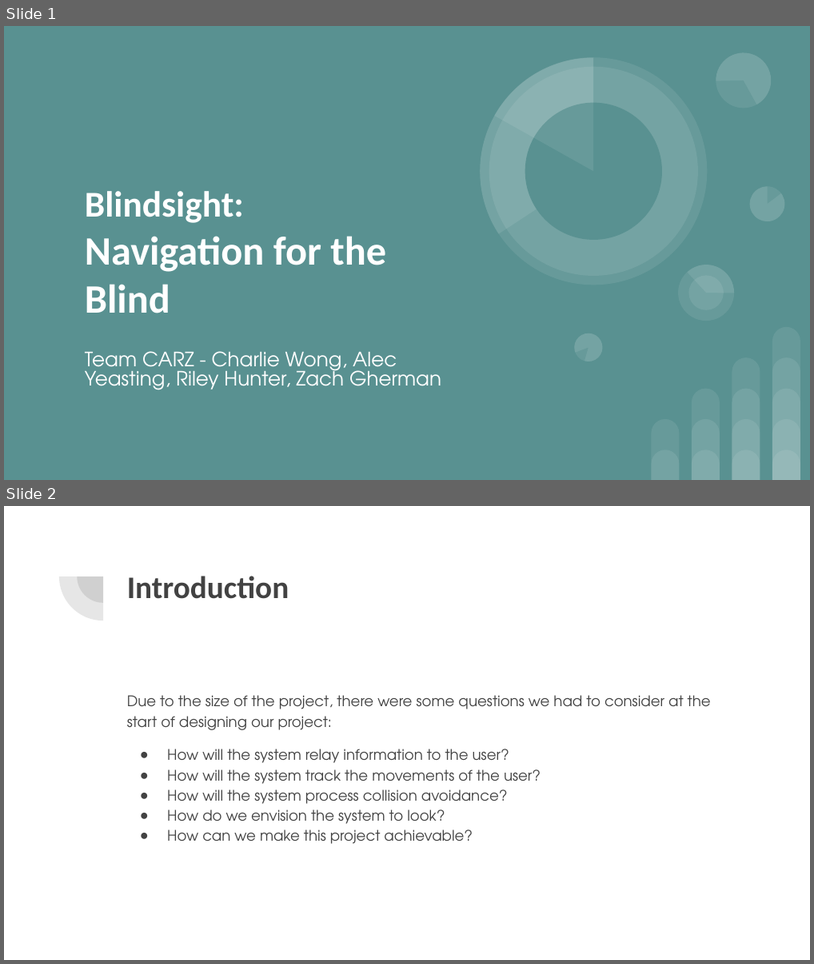
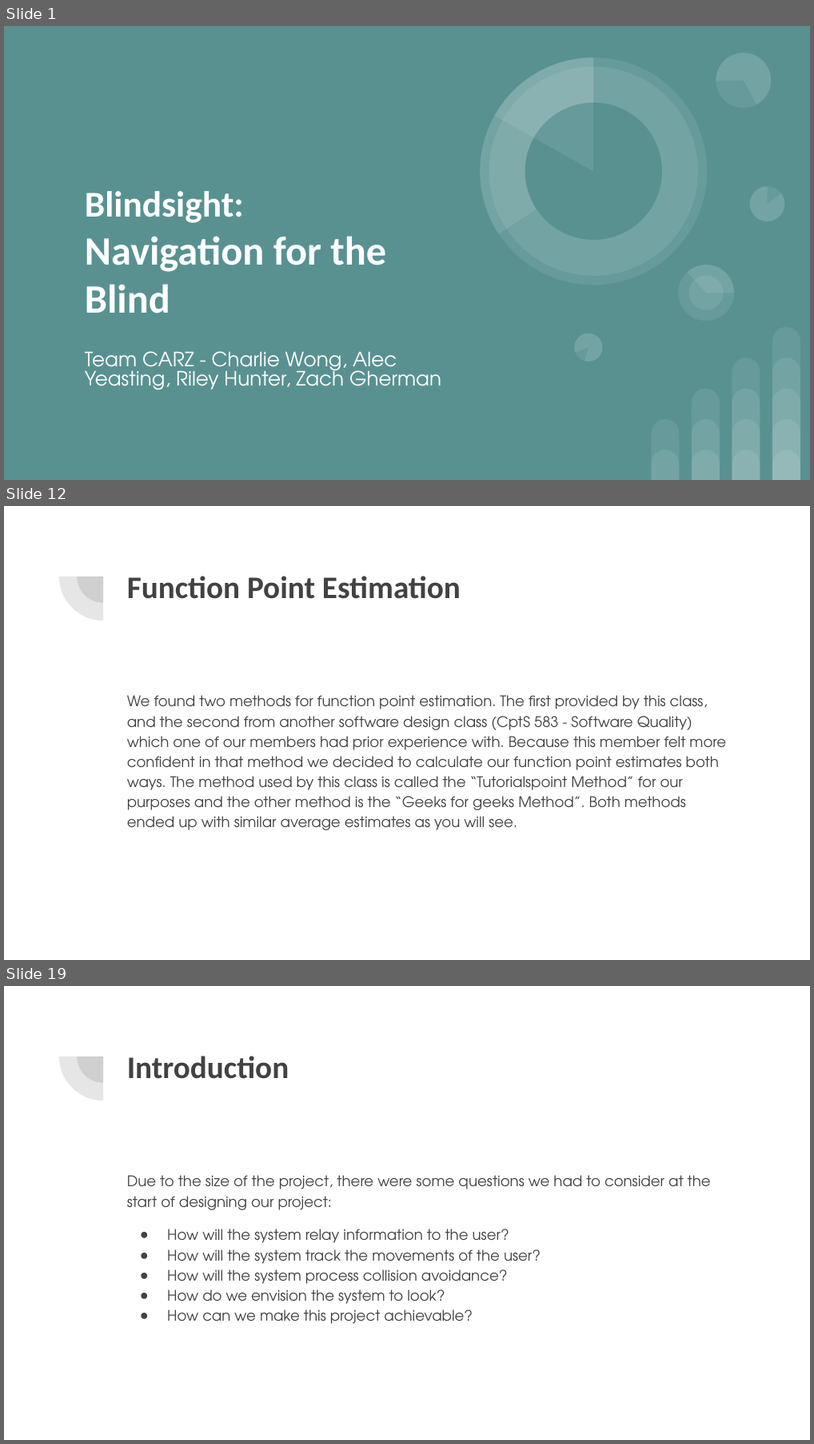
Before and after one commit to awyeasting/BlindSight, a slide deck: Documents/October Presentation.pptx. Shown one above the other, each under a label of ours: slides 1 and 2 before the commit, slides 1, 12 and 19 after it; the slides between them are not shown. The pictures are 814x964 and 814x1444 pixels, drawn with LibreOffice and Linux fonts; fonts in the diff are those of the drawing. Boxes give left, top, right and bottom in pixels: in the first picture for what was removed or moved away, otherwise in the second. Text is boxed around its words. In the diff, an @@ line names an element or a change of style, - is before the commit and + after.

```diff
--- a/Documents/October Presentation.pptx
+++ b/Documents/October Presentation.pptx
@@ slide 12 added at [4,506,810,960], background #FFFFFF; not listed: 2 template elements that a slide beside it also shows @@
@@ title added at [127,576,461,599], 28 pt, text #424242, bold @@
+Function Point Estimation
@@ text added at [127,695,726,830], 13 pt, text #424242 @@
+We found two methods for function point estimation. The first provided by this class, and the second from another software design class (CptS 583 - Software Quality) which one of our members had prior experience with. Because this member felt more confident in that method we decided to calculate our function point estimates both ways. The method used by this class is called the “Tutorialspoint Method” for our purposes and the other method is the “Geeks for geeks Method”. Both methods ended up with similar average estimates as you will see.
@@ what was slide 2 is now slide 19 @@
```
Also in this commit, not shown: 16 other slides added.
